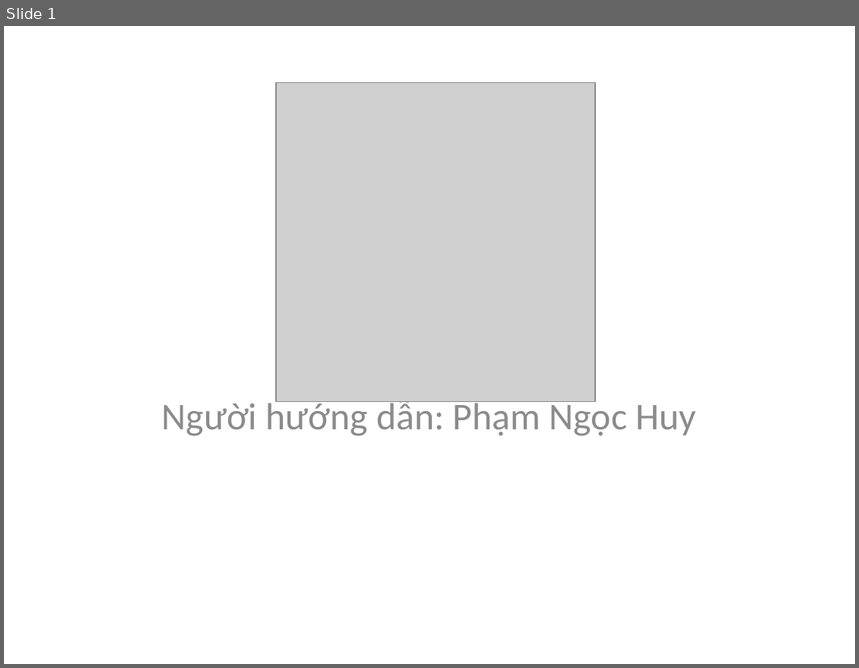
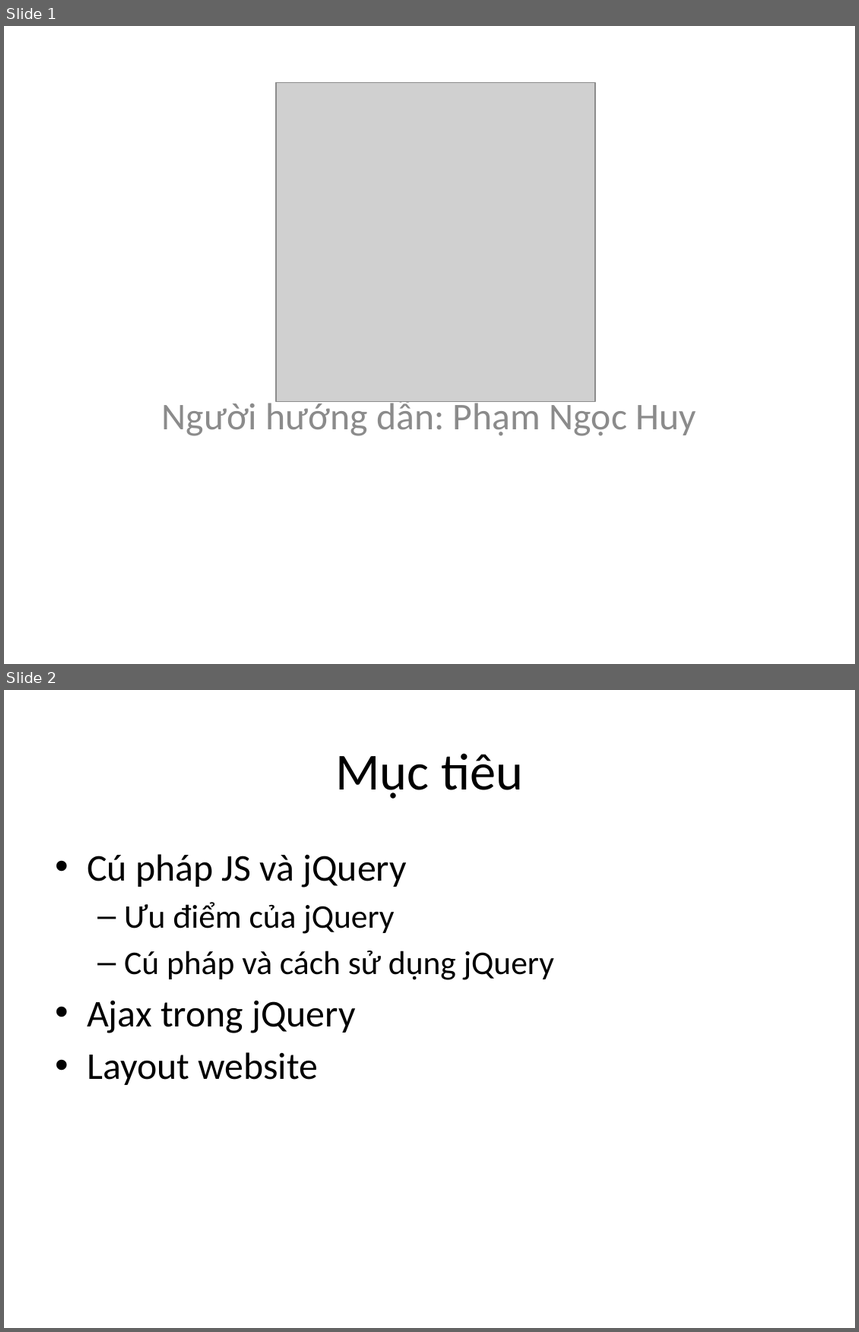
Before and after one commit to phithanh97cs/T3H, a slide deck: Front-end/5. jQuery vs JS/jQuery.pptx. Shown one above the other, each under a label of ours: slide 1 before the commit, slides 1 and 2 after it. The pictures are 859x668 and 859x1332 pixels, drawn with LibreOffice and Linux fonts; fonts in the diff are those of the drawing; grey boxes stand for pictures. Boxes give left, top, right and bottom in pixels: in the first picture for what was removed or moved away, otherwise in the second. Text is boxed around its words. In the diff, an @@ line names an element or a change of style, - is before the commit and + after.

```diff
--- a/Front-end/5. jQuery vs JS/jQuery.pptx
+++ b/Front-end/5. jQuery vs JS/jQuery.pptx
@@ slide 2 added at (x1=4, y1=690, x2=855, y2=1328), background #FFFFFF @@
@@ title added at (x1=335, y1=753, x2=523, y2=799), 44 pt, text #000000 @@
+Mục tiêu
@@ text added at (x1=87, y1=854, x2=554, y2=1085), 32 pt, text #000000 @@
+• Cú pháp JS và jQuery
+  – Ưu điểm của jQuery
+  – Cú pháp và cách sử dụng jQuery
+• Ajax trong jQuery
+• Layout website
```
Also in this commit, not shown: 2 slides changed, 17 other slides added, 5 other files.
